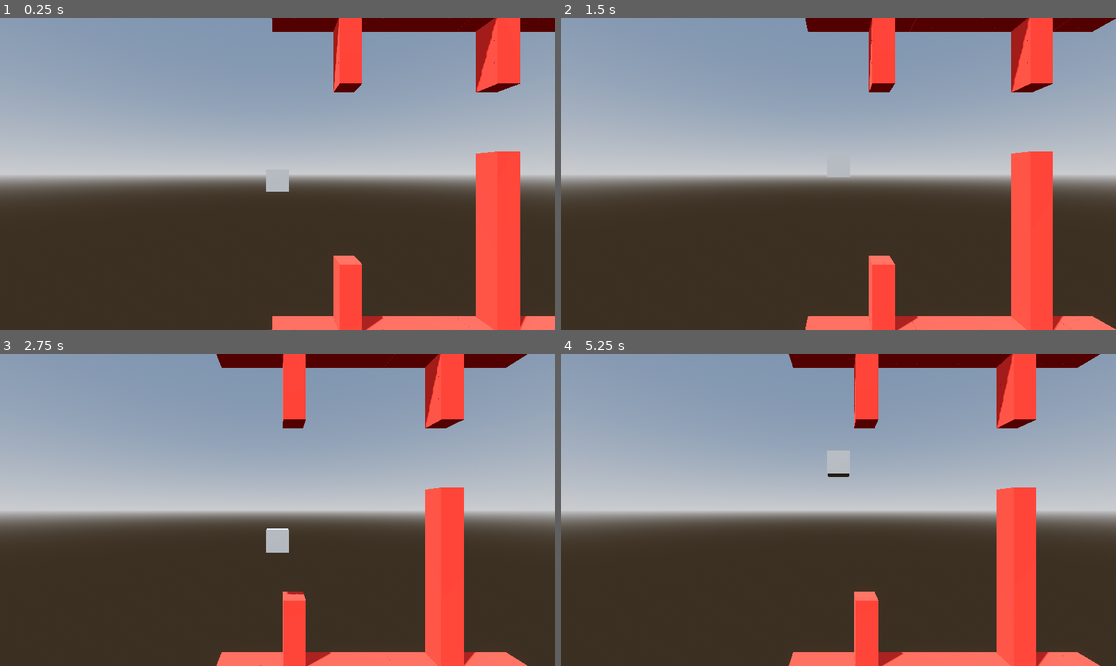
Above: before the commit, frames 1-4 (two rows, left to right).
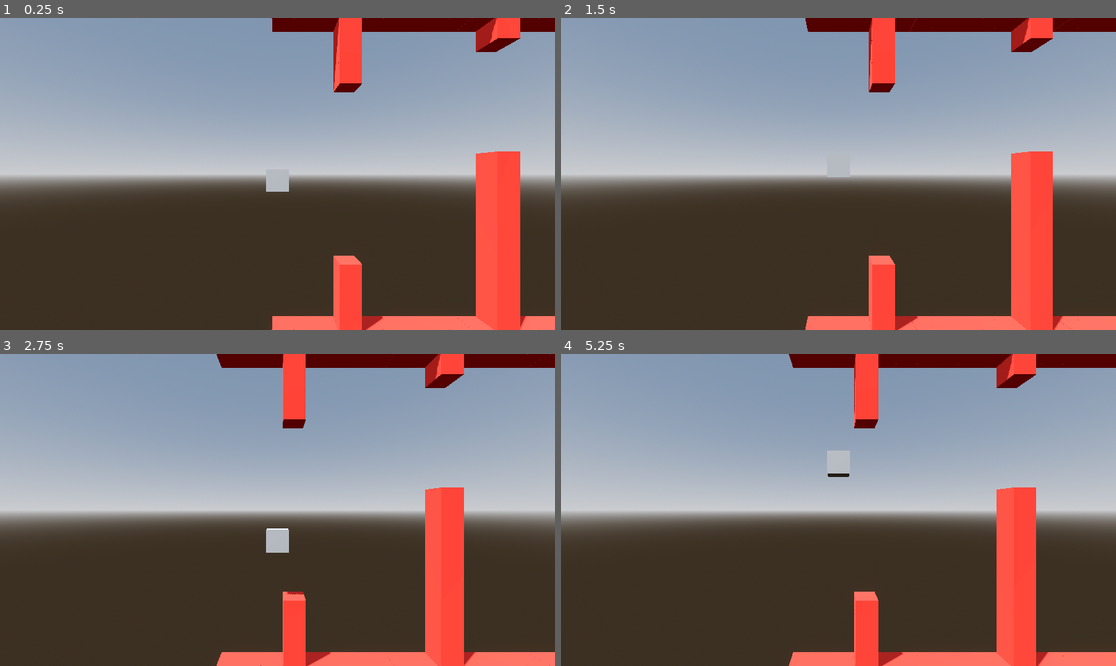
Above: after the commit, the same moments.

Repository: Trouperton/Floppy-Disk-Godot
Game: Godot game, scene res://scenes/Test_Level.tscn
Two runs of this game, one before a commit and one after it. Both use one fixed random seed, a clock stepped at 60 frames per second and the inputs below. The project has no main scene, so this scene is started directly.
Inputs:
- Up to frame 1 (0.25 s): no input
- Up to frame 2 (1.5 s): tap Enter (ui_accept) at 0.5, 0.77 s
- Up to frame 3 (2.75 s): tap Enter (ui_accept) at 1.52 s
- Up to frame 4 (5.25 s): tap Enter (ui_accept) at 3.02, 3.77, 4.52 s

The runs differ from the first frame. In frame 1, 1.2% of the frame differs, in the area x 85-94%, y 6-24%; in frame 2, 1.4%; in frame 3, 1.7%, in the area x 76-100%, y 0-100%; in frame 4, 1.6%.

Commit message:
Added another terrain segment.

Diff:
--- a/scenes/Test_Level.tscn
+++ b/scenes/Test_Level.tscn
@@ -2,6 +2,7 @@
 
 [ext_resource type="Script" uid="uid://bb0c4wvxjg78l" path="res://code/scripts/TerrainSegmentManager.gd" id="1_wkt5j"]
 [ext_resource type="PackedScene" uid="uid://b12h8njnd3dna" path="res://scenes/terrain_segments/TerrainSegment.tscn" id="2_wkt5j"]
+[ext_resource type="PackedScene" uid="uid://1wbg62mj1x38" path="res://scenes/terrain_segments/TerrainSegment_High.tscn" id="3_5slh6"]
 [ext_resource type="Script" uid="uid://bjvja0cw66hro" path="res://code/scripts/CharacterController.gd" id="3_6r4da"]
 [ext_resource type="PackedScene" uid="uid://bj4ypjmqepujv" path="res://scenes/terrain_segments/TerrainSegment_HighTight.tscn" id="3_wkt5j"]
 
@@ -36,8 +37,11 @@
 
 [node name="TerrainSegment" parent="SegmentManager" unique_id=468532464 instance=ExtResource("2_wkt5j")]
 
-[node name="TerrainSegment2" parent="SegmentManager" unique_id=960714774 instance=ExtResource("3_wkt5j")]
+[node name="TerrainSegment3" parent="SegmentManager" unique_id=960714774 instance=ExtResource("3_5slh6")]
 transform = Transform3D(1, 0, 0, 0, 1, 0, 0, 0, 1, 7, 0, 0)
+
+[node name="TerrainSegment2" parent="SegmentManager" unique_id=627946022 instance=ExtResource("3_wkt5j")]
+transform = Transform3D(1, 0, 0, 0, 1, 0, 0, 0, 1, 14, 0, 0)
 
 [node name="CharacterBody3D" type="CharacterBody3D" parent="." unique_id=387661659]
 transform = Transform3D(1, 0, 0, 0, 1, 0, 0, 0, 1, 0, 7, 0.5)
--- /dev/null
+++ b/scenes/terrain_segments/TerrainSegment_High.tscn
@@ -0,0 +1,8 @@
+[gd_scene format=3 uid="uid://1wbg62mj1x38"]
+
+[ext_resource type="PackedScene" uid="uid://b12h8njnd3dna" path="res://scenes/terrain_segments/TerrainSegment.tscn" id="1_50qmh"]
+
+[node name="TerrainSegment" unique_id=960714774 instance=ExtResource("1_50qmh")]
+data = {
+"cells": PackedInt32Array(-65536, 0, 0, 917504, 0, 0, -65535, 0, 0, 917505, 0, 0, -65534, 0, 0, 917506, 0, 0, -65533, 0, 0, 3, 0, 655360, 65539, 0, 655360, 131075, 0, 655360, 851971, 0, 0, 917507, 0, 0, -65532, 0, 0, 917508, 0, 0, -65531, 0, 0, 917509, 0, 0, -65530, 0, 0, 917510, 0, 0, 196611, 0, 0, 262147, 0, 0, 327683, 0, 0, 393219, 0, 0, 458755, 0, 0)
+}
--- a/scenes/terrain_segments/TerrainSegment_HighTight.tscn
+++ b/scenes/terrain_segments/TerrainSegment_HighTight.tscn
@@ -4,5 +4,5 @@
 
 [node name="TerrainSegment" unique_id=960714774 instance=ExtResource("1_xtypi")]
 data = {
-"cells": PackedInt32Array(-65536, 0, 0, 917504, 0, 0, -65535 …(146 unchanged characters)… 683, 0, 0, 393219, 0, 0, 458755, 0, 0, 720899, 0, 0, 786435, 0, 0, 851971, 0, 0, 917507, 0, 0, -65532, 0, 0, 917508, 0, 0, -65531, 0, 0, 917509, 0, 0, -65530, 0, 0, 917510, 0, 0)
+"cells": PackedInt32Array(-65536, 0, 0, 917504, 0, 0, -65535 …(146 unchanged characters)… 683, 0, 0, 393219, 0, 0, 458755, 0, 0, 786435, 0, 0, 851971, 0, 0, 917507, 0, 0, -65532, 0, 0, 917508, 0, 0, -65531, 0, 0, 917509, 0, 0, -65530, 0, 0, 917510, 0, 0, 524291, 0, 0)
 }
Not shown: 2 places in resources/ML_Prototype.tres that only renumber resources
